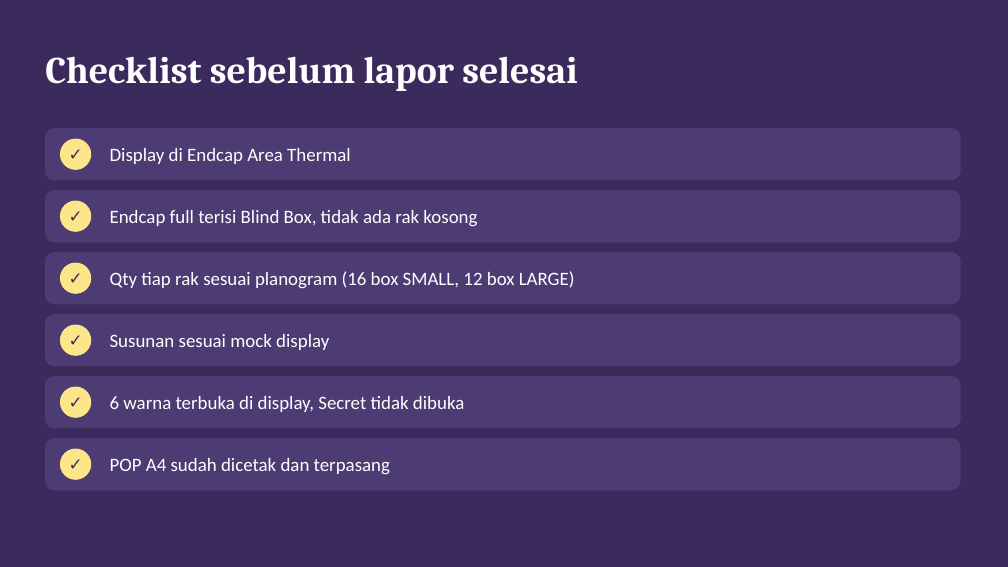
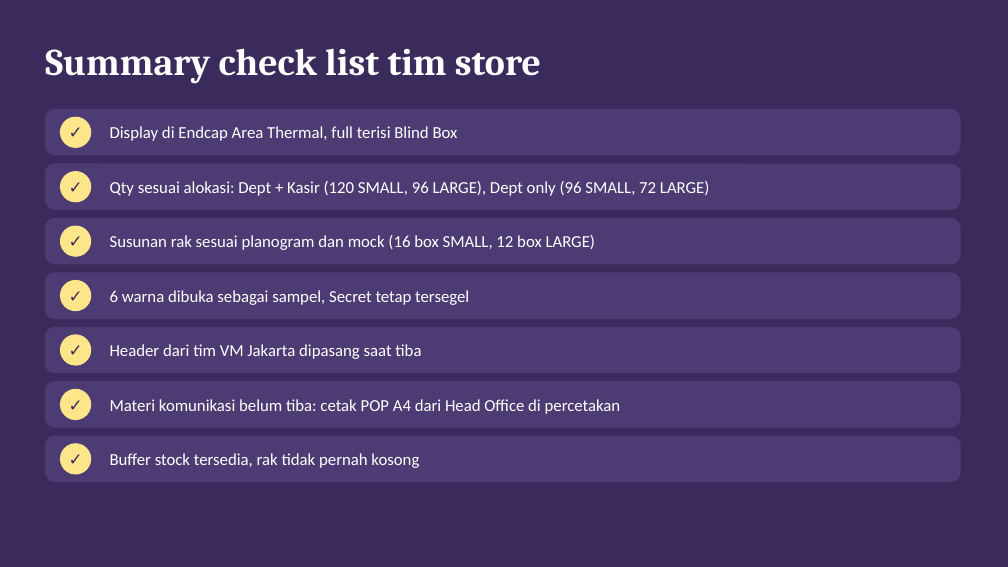
Before and after one commit to eriehermawan-hci/Testing-Erie, a slide deck: slide 10 of Instruksi_Display_Blind_Box_Thermal.pptx. Drawn at 1008x567 pixels with LibreOffice and Linux fonts; fonts in the diff are those of the drawing. Boxes give left, top, right and bottom in pixels: in the first picture for what was removed or moved away, otherwise in the second. Text is boxed around its words. In the diff, an @@ line names an element or a change of style, - is before the commit and + after.

```diff
--- a/Instruksi_Display_Blind_Box_Thermal.pptx
+++ b/Instruksi_Display_Blind_Box_Thermal.pptx
@@ text at (x1=45, y1=48, x2=541, y2=84): text changed @@
-Checklist sebelum lapor selesai
+Summary check list tim store
@@ rounded rectangle resized from (x1=45, y1=129, x2=960, y2=180) to (x1=45, y1=110, x2=960, y2=155) @@
@@ ellipse moved from (x1=60, y1=139, x2=91, y2=169) to (x1=60, y1=117, x2=91, y2=147) @@
@@ text "✓" moved from (x1=60, y1=139, x2=91, y2=169) to (x1=60, y1=117, x2=91, y2=147) @@
@@ text at (x1=110, y1=126, x2=458, y2=141): text changed; size 18 to 16 pt @@
-Display di Endcap Area Thermal
+Display di Endcap Area Thermal, full terisi Blind Box
@@ rounded rectangle resized from (x1=45, y1=191, x2=960, y2=242) to (x1=45, y1=164, x2=960, y2=209) @@
@@ ellipse moved from (x1=60, y1=201, x2=91, y2=231) to (x1=60, y1=172, x2=91, y2=202) @@
@@ text "✓" moved from (x1=60, y1=201, x2=91, y2=231) to (x1=60, y1=172, x2=91, y2=202) @@
@@ text at (x1=110, y1=181, x2=709, y2=196): text changed; size 18 to 16 pt @@
-Endcap full terisi Blind Box, tidak ada rak kosong
+Qty sesuai alokasi: Dept + Kasir (120 SMALL, 96 LARGE), Dept only (96 SMALL, 72 LARGE)
@@ rounded rectangle resized from (x1=45, y1=253, x2=960, y2=304) to (x1=45, y1=219, x2=960, y2=264) @@
@@ ellipse moved from (x1=60, y1=263, x2=91, y2=293) to (x1=60, y1=226, x2=91, y2=256) @@
@@ text "✓" moved from (x1=60, y1=263, x2=91, y2=293) to (x1=60, y1=226, x2=91, y2=256) @@
@@ text at (x1=110, y1=235, x2=595, y2=250): text changed; size 18 to 16 pt @@
-Qty tiap rak sesuai planogram (16 box SMALL, 12 box LARGE)
+Susunan rak sesuai planogram dan mock (16 box SMALL, 12 box LARGE)
@@ rounded rectangle resized from (x1=45, y1=315, x2=960, y2=366) to (x1=45, y1=273, x2=960, y2=318) @@
@@ ellipse moved from (x1=60, y1=325, x2=91, y2=355) to (x1=60, y1=281, x2=91, y2=311) @@
@@ text "✓" moved from (x1=60, y1=325, x2=91, y2=355) to (x1=60, y1=281, x2=91, y2=311) @@
@@ text at (x1=110, y1=290, x2=469, y2=305): text changed; size 18 to 16 pt @@
-Susunan sesuai mock display
+6 warna dibuka sebagai sampel, Secret tetap tersegel
@@ rounded rectangle resized from (x1=45, y1=377, x2=960, y2=428) to (x1=45, y1=327, x2=960, y2=373) @@
@@ ellipse moved from (x1=60, y1=387, x2=91, y2=417) to (x1=60, y1=335, x2=91, y2=365) @@
@@ text "✓" moved from (x1=60, y1=387, x2=91, y2=417) to (x1=60, y1=335, x2=91, y2=365) @@
@@ text at (x1=110, y1=344, x2=421, y2=359): text changed; size 18 to 16 pt @@
-6 warna terbuka di display, Secret tidak dibuka
+Header dari tim VM Jakarta dipasang saat tiba
@@ proportions changed in 6 elements at (x1=45, y1=110, x2=960, y2=155), (x1=45, y1=164, x2=960, y2=209), (x1=45, y1=219, x2=960, y2=264), (x1=45, y1=273, x2=960, y2=318), (x1=45, y1=327, x2=960, y2=373), (x1=45, y1=382, x2=960, y2=427) @@
@@ rounded rectangle resized from (x1=45, y1=439, x2=960, y2=490) to (x1=45, y1=382, x2=960, y2=427) @@
@@ ellipse moved from (x1=60, y1=449, x2=91, y2=479) to (x1=60, y1=389, x2=91, y2=420) @@
@@ text "✓" moved from (x1=60, y1=449, x2=91, y2=479) to (x1=60, y1=389, x2=91, y2=420) @@
@@ text at (x1=110, y1=399, x2=621, y2=414): text changed; size 18 to 16 pt @@
-POP A4 sudah dicetak dan terpasang
+Materi komunikasi belum tiba: cetak POP A4 dari Head Office di percetakan
@@ rounded rectangle added at (x1=45, y1=436, x2=960, y2=482), fill #4D3B73, outline #4D3B73 1 pt @@
@@ ellipse added at (x1=60, y1=444, x2=91, y2=474), fill #FDE68A, outline #FDE68A 1 pt @@
@@ text added at (x1=60, y1=444, x2=91, y2=474), 16 pt, text #3B2A5C, bold @@
+✓
@@ text added at (x1=110, y1=453, x2=419, y2=468), 16 pt, text #FFFFFF @@
+Buffer stock tersedia, rak tidak pernah kosong
```
Also in this commit, not shown: 4 other slides changed.
